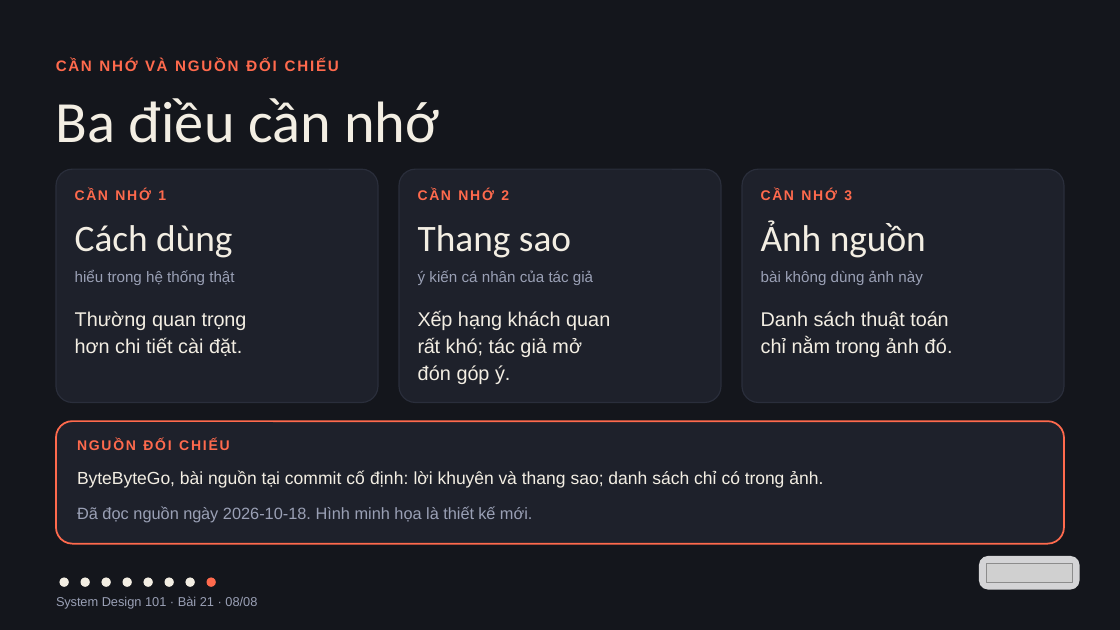
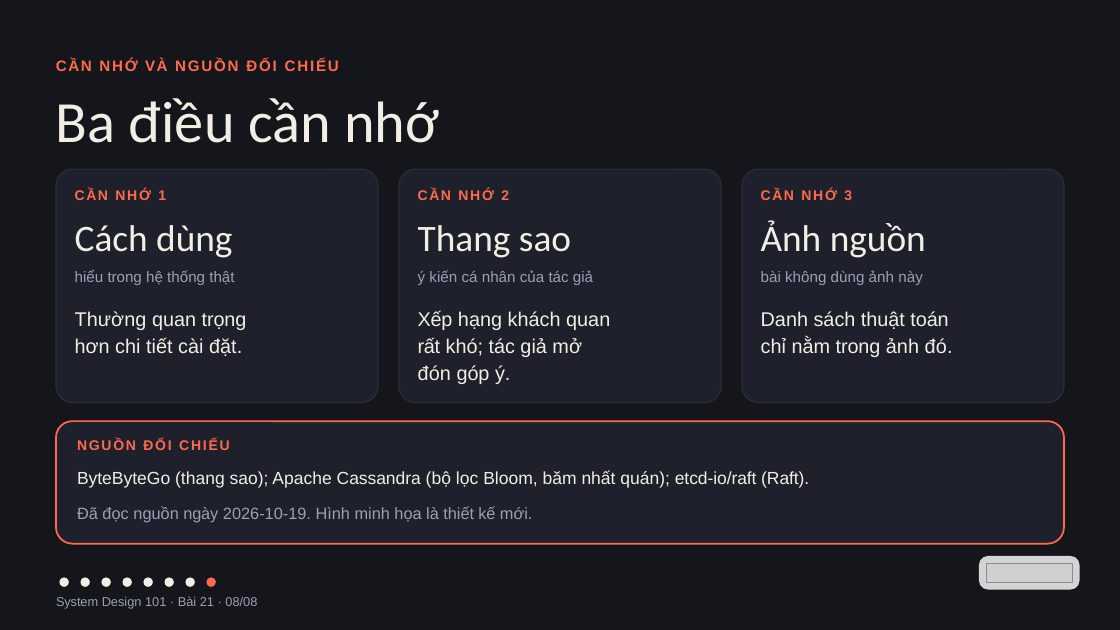
Before and after one commit to vohoailinh90/tool-marketing-studio, a slide deck: slide 8 of system-design-101/vi/lessons/sd-10-021/slides/sd-10-021.pptx. Drawn at 1120x630 pixels with LibreOffice and Linux fonts; fonts in the diff are those of the drawing; grey boxes stand for pictures. Boxes give left, top, right and bottom in pixels: in the first picture for what was removed or moved away, otherwise in the second. Text is boxed around its words. In the diff, an @@ line names an element or a change of style, - is before the commit and + after.

```diff
--- a/system-design-101/vi/lessons/sd-10-021/slides/sd-10-021.pptx
+++ b/system-design-101/vi/lessons/sd-10-021/slides/sd-10-021.pptx
@@ text at (77, 470, 809, 488): text changed @@
-ByteByteGo, bài nguồn tại commit cố định: lời khuyên và thang sao; danh sách chỉ có trong ảnh.
+ByteByteGo (thang sao); Apache Cassandra (bộ lọc Bloom, băm nhất quán); etcd-io/raft (Raft).
@@ text at (77, 506, 532, 523): text changed @@
-Đã đọc nguồn ngày 2026-10-18. Hình minh họa là thiết kế mới.
+Đã đọc nguồn ngày 2026-10-19. Hình minh họa là thiết kế mới.
```
Also in this commit, not shown: 4 other slides changed, 1 slide added, 1 slide removed, 4 other files.
